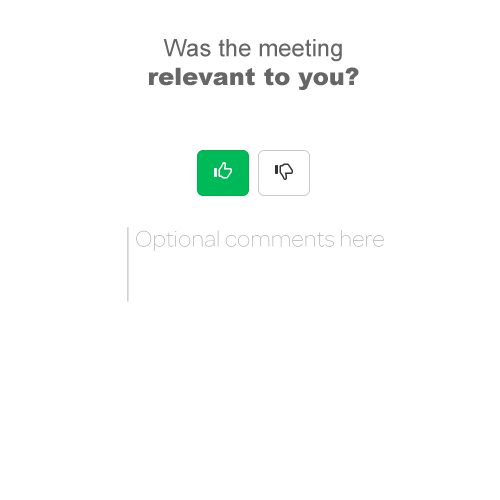
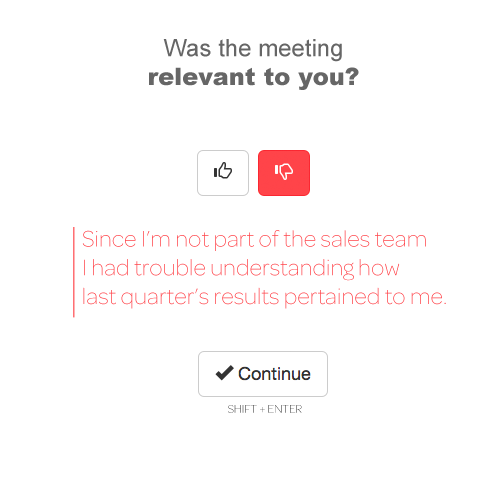
Layered file, before and after one edit (500px x 500px). Changes by layer:
showed group "Negative Answer 2" (8 layers) over [73, 150, 446, 413]
added group "Continue Button copy 3" with 2 layers in group "Negative Answer 2" over [198, 351, 328, 413]
added layer "Continue Button" (1st of 5, in "Negative Answer 2" › "Continue Button copy 3") in group "Continue Button copy 3" over [198, 351, 328, 397]
added layer "SHIFT + ENTER" (1st of 4, in "Negative Answer 2" › "Continue Button copy 3") in group "Continue Button copy 3" over [228, 405, 302, 413]
hid group "Positive Answer 1" (7 layers) over [99, 150, 422, 413]
